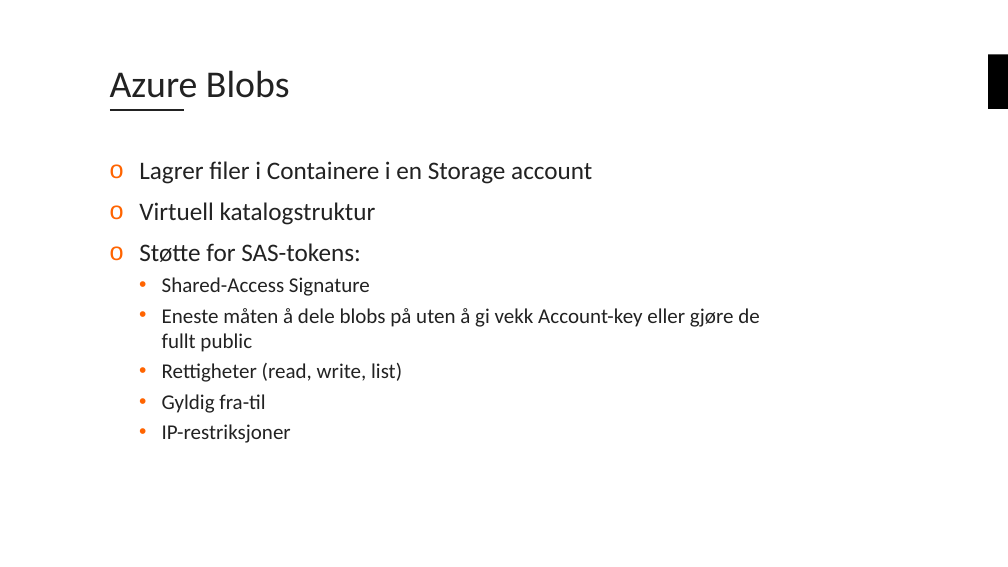
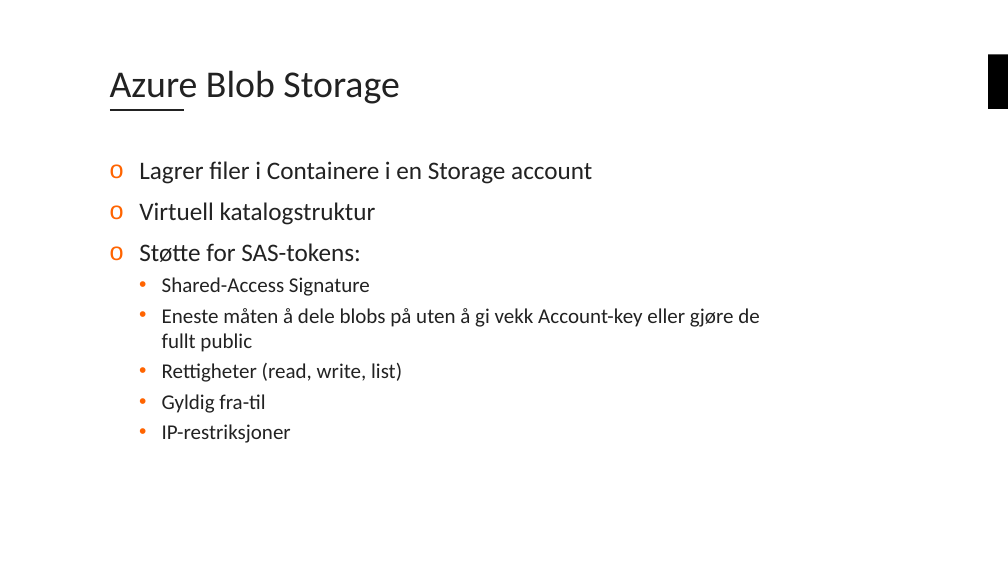
Before and after one commit to bouvet/azure-workshops, a slide deck: slide 25 of Workshop_1/Presentasjon/Azureskolen-Workshop#1.pptx. Drawn at 1008x567 pixels with LibreOffice and Linux fonts; fonts in the diff are those of the drawing; background and template pictures are left out. Boxes give left, top, right and bottom in pixels: in the first picture for what was removed or moved away, otherwise in the second. Text is boxed around its words. In the diff, an @@ line names an element or a change of style, - is before the commit and + after.

```diff
--- a/Workshop_1/Presentasjon/Azureskolen-Workshop#1.pptx
+++ b/Workshop_1/Presentasjon/Azureskolen-Workshop#1.pptx
@@ title at <box>110,70,399,104</box>: text changed @@
-Azure Blobs
+Azure Blob Storage
```
Also in this commit, not shown: 6 other slides changed, 2 slides added.
